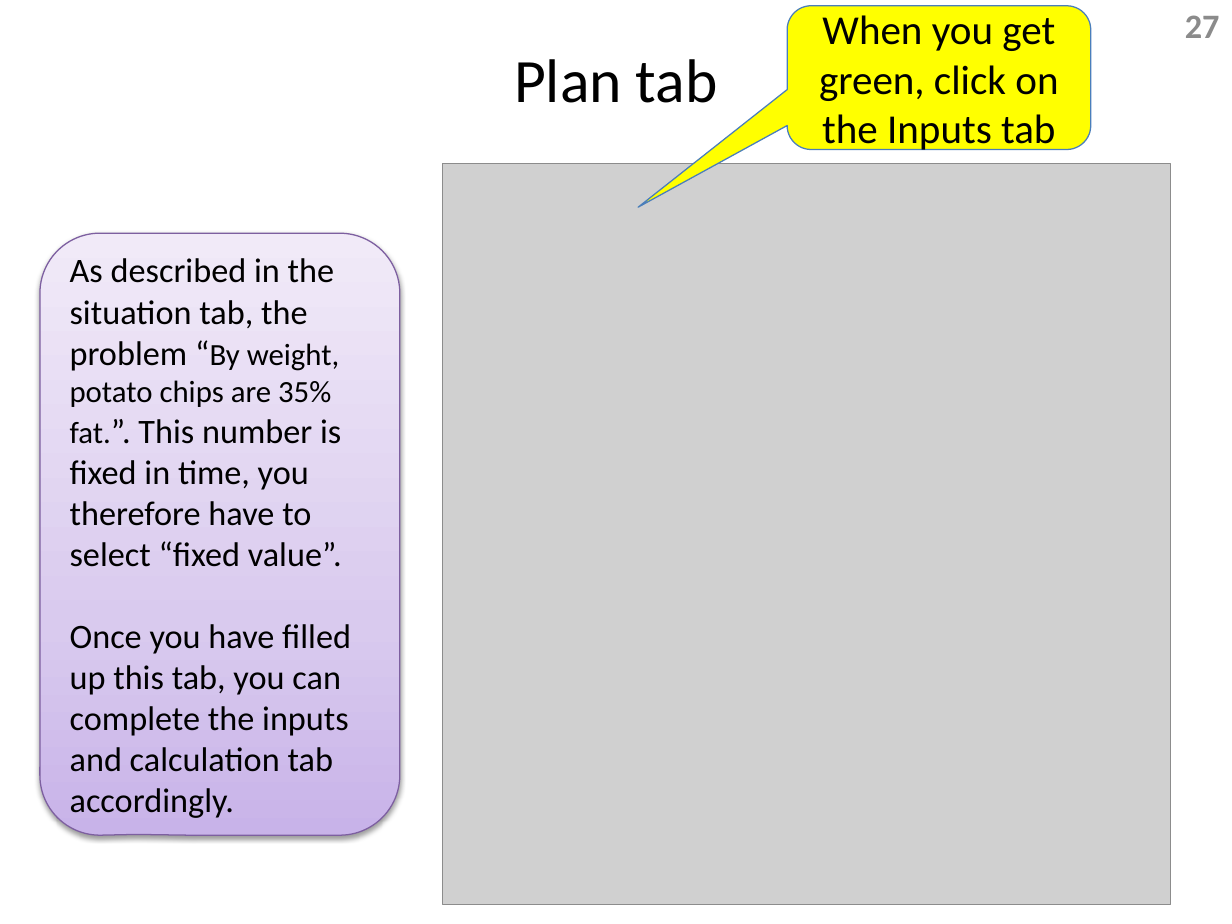
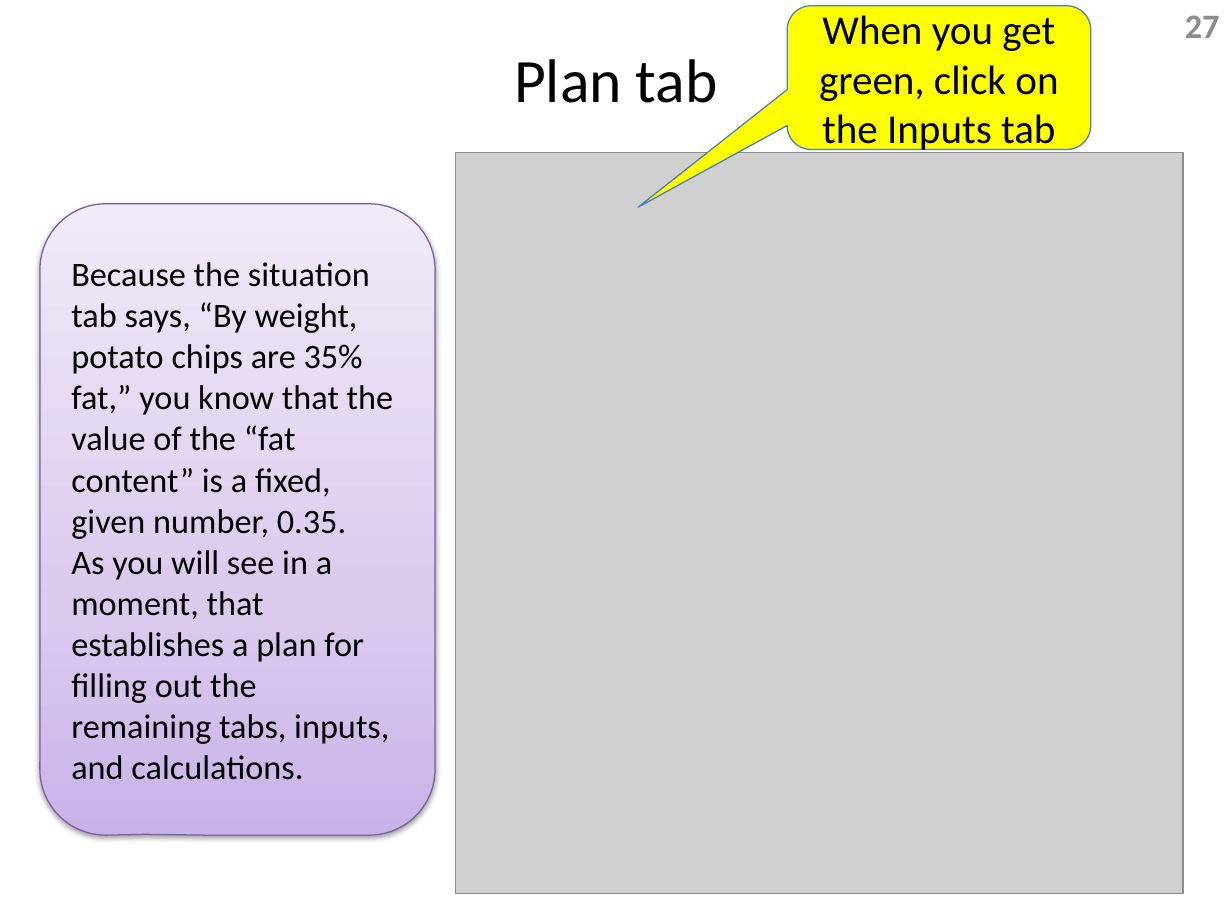
Before and after one commit to Dragoon-Lab/LaitsV3, a slide deck: slide 27 of help/InstructionTabSlides_v25.pptx. Drawn at 1232x924 pixels with LibreOffice and Linux fonts; fonts in the diff are those of the drawing; grey boxes stand for pictures. Boxes give left, top, right and bottom in pixels: in the first picture for what was removed or moved away, otherwise in the second. Text is boxed around its words. In the diff, an @@ line names an element or a change of style, - is before the commit and + after.

Commit message:
Fix slides 27,28,35,45.  Fixes Bugs 1975,1976,1978,1982

```diff
--- a/help/InstructionTabSlides_v25.pptx
+++ b/help/InstructionTabSlides_v25.pptx
@@ picture: place and size @@
-picture at (442,164,1170,904)
+picture at (456,153,1184,893)
@@ rounded speech box "Because the situation tab says, ...": place and size @@
-rounded speech box "Because the situation tab says, ..." at (39,233,399,835)
+rounded speech box "Because the situation tab says, ..." at (39,203,435,834)
@@ text in rounded speech box at (71,262,393,780): text changed @@
-As described in the situation tab, the problem “By weight, potato chips are 35% fat.”. This number is fixed in time, you therefore have to select “fixed value”.
-Once you have filled up this tab, you can complete the inputs and calculation tab accordingly.
+Because the situation tab says, “By weight, potato chips are 35% fat,” you know that the value of the “fat content” is a fixed, given number, 0.35.
+As you will see in a moment, that establishes a plan for filling out the remaining tabs, inputs, and calculations.
```
Also in this commit, not shown: 3 other slides changed, 4 other files.
